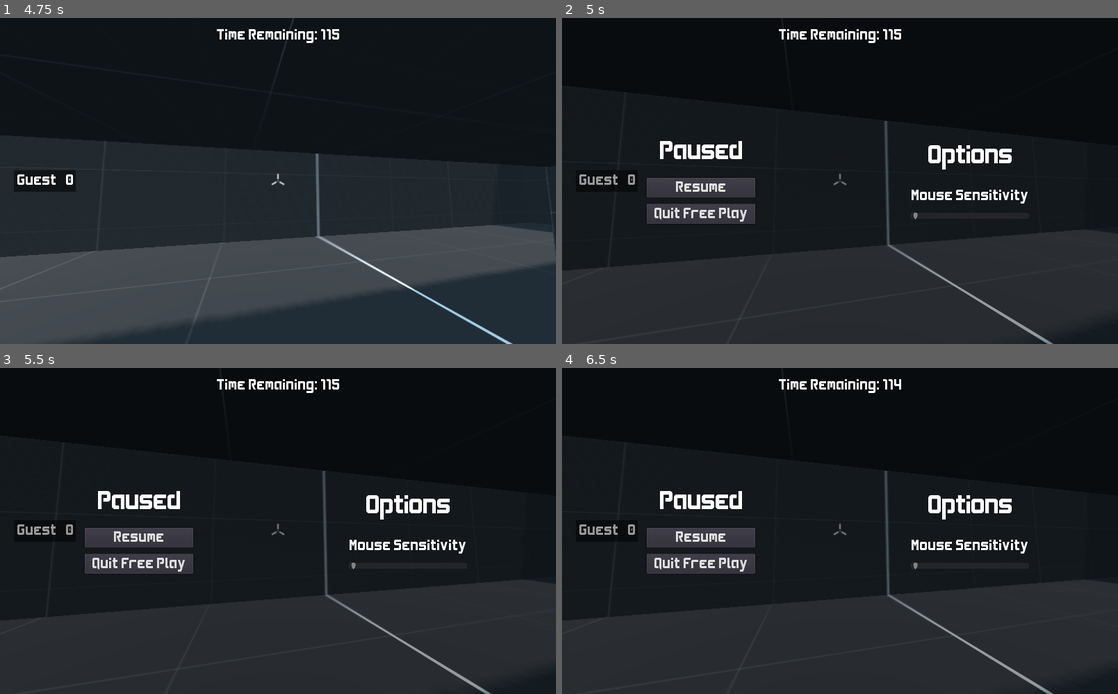
Above: before the commit, frames 1-4 (two rows, left to right).
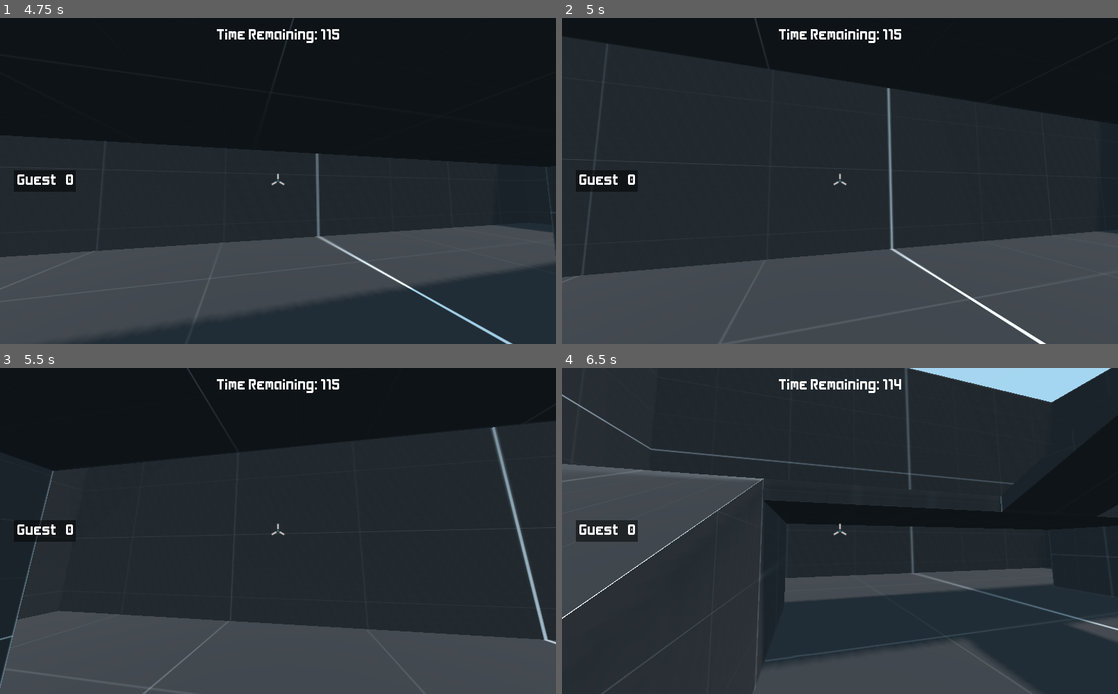
Above: after the commit, the same moments.

Repository: kdreese/godot-3D-shooter-project
Game: Godot game, scene res://src/states/Menu.tscn
The game is run twice, just before and just after one commit, with the same random seed, the same clock (stepped at 60 frames per second) and the same inputs.
Inputs (mouse positions are in pixels of both pictures, inside the frame that each line leads up to):
- Up to frame 1 (4.75 s): click "Free Play" at 0.5 s; tap Enter at 1.25 s; move the mouse to (305, 181) at 1.27 s; press the mouse at (305, 181) at 1.28 s; hold W (move_forwards) from 1.28 s (still down); tap Space (jump) at 1.52, 2.27, 3.77, 4.52 s; move the mouse to (250, 181) at 2.02 s; release the mouse at (250, 181) at 2.03 s; click (250, 181) at 2.1 s; move the mouse to (289, 174) at 2.77 s; press the mouse at (289, 174) at 2.78 s; move the mouse to (272, 187) at 3.52 s; release the mouse at (272, 187) at 3.53 s; click (272, 187) at 3.6 s; move the mouse to (316, 184) at 4.27 s; press the mouse at (316, 184) at 4.28 s
- Up to frame 2 (5 s): keep holding W (move_forwards); tap Escape (ui_cancel) at 4.9 s
- Up to frame 3 (5.5 s): move the mouse to (111, 482) at 5.02 s; release W (move_forwards) at 5.03 s; release the mouse at (111, 482) at 5.03 s; hold A (move_left) from 5.03 s (still down); click (111, 482) at 5.1 s; tap Space (jump) at 5.27 s
- Up to frame 4 (6.5 s): move the mouse to (867, 531) at 5.77 s; release A (move_left) at 5.78 s; press the mouse at (867, 531) at 5.78 s; hold S (move_backwards) from 5.78 s (still down)

Frame 1 is identical in both runs. In frame 2, 42% of the frame differs, in the area x 0-100%, y 0-100%; in frame 3, 33%; in frame 4, 49%.
Error after the commit: Parse Error: Expected end of statement ("var"), got ':' instead. (res://src/states/PauseMenu.gd:5)

Commit message:
Add button to return to lobby from in-game

Diff:
--- a/src/autoload/Multiplayer.gd
+++ b/src/autoload/Multiplayer.gd
@@ -109,6 +109,8 @@
 	var game := get_tree().get_root().get_node_or_null("Game") as Node
 	if game:
 		game.remove_peer_player(id)
+		if player_info.size() == 0:
+			game.end_of_match()
 
 
 func _connected_ok():
--- a/src/states/PauseMenu.gd
+++ b/src/states/PauseMenu.gd
@@ -1,8 +1,9 @@
 extends ColorRect
 
 
-onready var disconnect_button := $"%DisconnectButton" as Button
-onready var mouse_sens_slider := $"%MouseSensSlider" as HSlider
+onready var disconnect_button: Button = $"%DisconnectButton"
+onready var mouse_sens_slider: HSlider := $"%MouseSensSlider"
+onready var back_to_lobby_button: Button = $"%BackToLobbyButton"
 
 
 func _ready() -> void:
@@ -23,6 +24,12 @@
 	hide()
 
 
+func go_back_to_lobby() -> void:
+	var game := get_tree().get_root().get_node("Game")
+	game.rpc("end_of_match")
+	game.end_of_match()
+
+
 func disconnect_from_server() -> void:
 	Multiplayer.disconnect_from_session()
 
--- a/src/states/PauseMenu.tscn
+++ b/src/states/PauseMenu.tscn
@@ -15,9 +15,9 @@
 
 [node name="V" type="VBoxContainer" parent="C"]
 margin_left = 156.0
-margin_top = 218.0
+margin_top = 193.0
 margin_right = 356.0
-margin_bottom = 381.0
+margin_bottom = 406.0
 custom_constants/separation = 20
 
 [node name="PausedLabel" type="Label" parent="C/V"]
@@ -32,7 +32,7 @@
 [node name="Buttons" type="VBoxContainer" parent="C/V"]
 margin_top = 75.0
 margin_right = 200.0
-margin_bottom = 163.0
+margin_bottom = 213.0
 rect_min_size = Vector2( 200, 0 )
 size_flags_horizontal = 4
 custom_constants/separation = 12
@@ -42,11 +42,18 @@
 margin_bottom = 38.0
 text = "Resume"
 
-[node name="DisconnectButton" type="Button" parent="C/V/Buttons"]
+[node name="BackToLobbyButton" type="Button" parent="C/V/Buttons"]
 unique_name_in_owner = true
 margin_top = 50.0
 margin_right = 200.0
 margin_bottom = 88.0
+text = "Back to Lobby"
+
+[node name="DisconnectButton" type="Button" parent="C/V/Buttons"]
+unique_name_in_owner = true
+margin_top = 100.0
+margin_right = 200.0
+margin_bottom = 138.0
 text = "Disconnect"
 
 [node name="C2" type="CenterContainer" parent="."]
@@ -86,5 +93,6 @@
 value = 1.0
 
 [connection signal="pressed" from="C/V/Buttons/ResumeButton" to="." method="close_menu"]
+[connection signal="pressed" from="C/V/Buttons/BackToLobbyButton" to="." method="go_back_to_lobby"]
 [connection signal="pressed" from="C/V/Buttons/DisconnectButton" to="." method="disconnect_from_server"]
 [connection signal="value_changed" from="C2/V/MouseSensSlider" to="." method="on_mouse_sens_change"]
